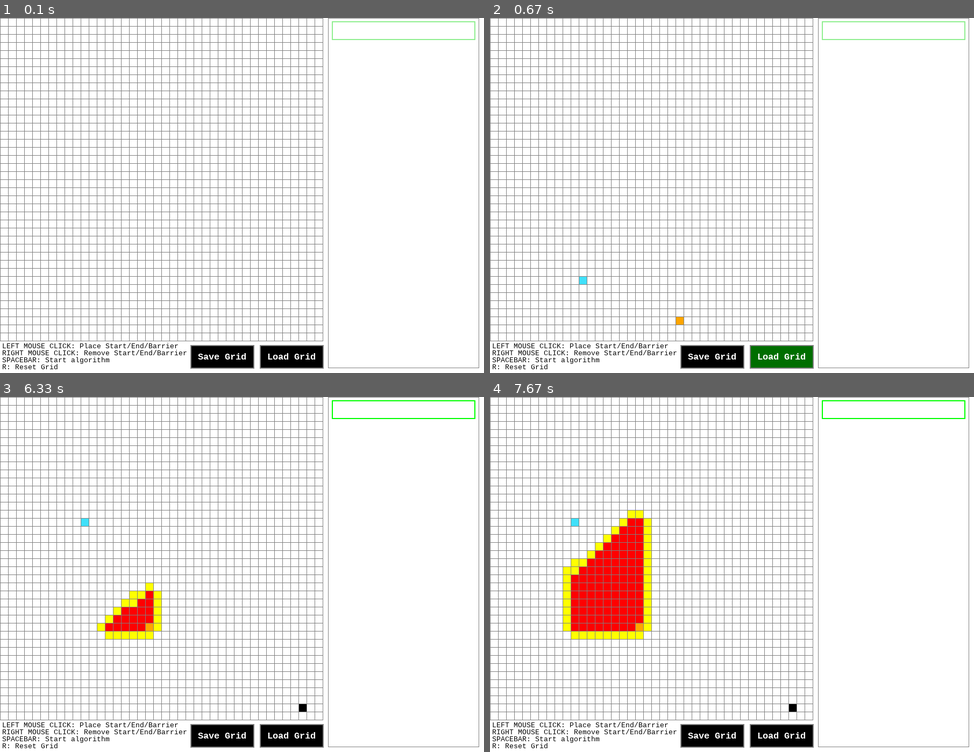
Above: before the commit, frames 1-4 (two rows, left to right).
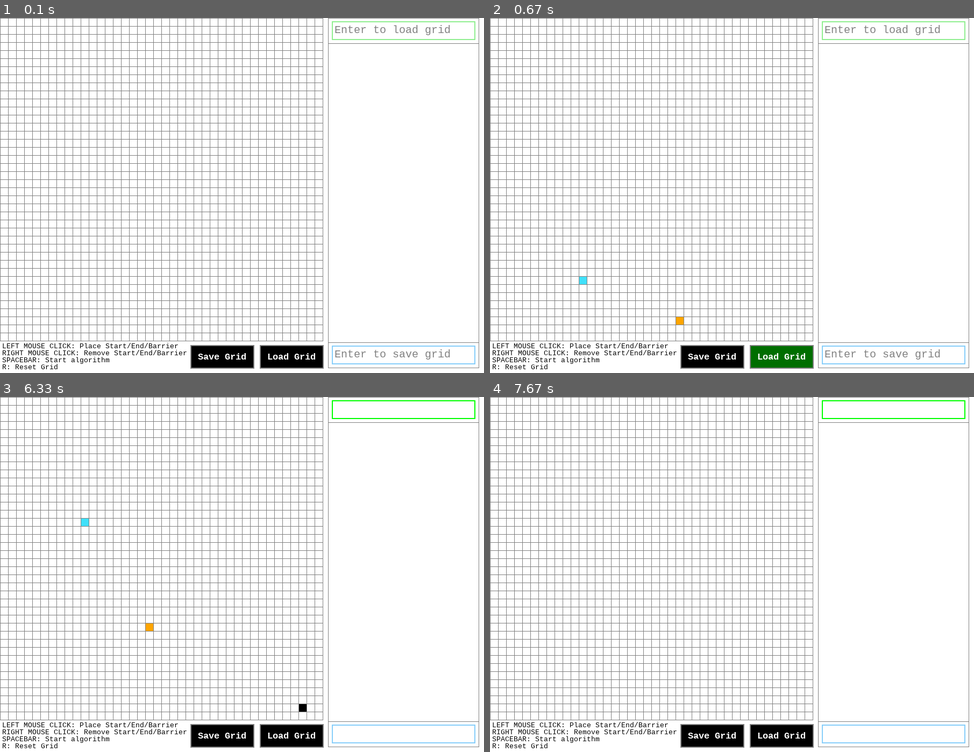
Above: after the commit, the same moments.

Repository: T995CC/CodingStuff
Game: pygame game, started from Python/PythonPrograms/Custom Games/PathFindingVisualizer/PathFindingVisualizer.py
Same seed, same stepped clock (60 frames per second), same inputs: the game is played once before the commit and once after it.
Inputs (mouse positions are in pixels of both pictures, inside the frame that each line leads up to):
- Up to frame 1 (0.1 s): no input
- Up to frame 2 (0.67 s): press the mouse at (780, 355) at 0.37 s; move the mouse to (683, 316) at 0.47 s; release the mouse at (581, 277) at 0.6 s
- Up to frame 3 (6.33 s): tap Space at 0.67, 2.5, 2.8, 3.33, 3.63, 4.17, 4.47, 6.07 s; click (101, 507) at 2.15 s; hold R 2.43-2.9 s; press the mouse at (401, 734) at 2.97 s; move the mouse to (382, 602) at 3.07 s; release the mouse at (363, 475) at 3.2 s; tap Enter at 3.77, 5.67 s; hold Backspace 4.1-4.63 s; press the mouse at (222, 734) at 4.7 s; move the mouse to (150, 627) at 4.8 s; release the mouse at (82, 524) at 4.93 s; press the mouse at (222, 734) at 5.03 s; move the mouse to (304, 705) at 5.13 s; release the mouse at (387, 673) at 5.27 s; press the mouse at (401, 407) at 5.37 s; move the mouse to (363, 475) at 5.47 s; release the mouse at (324, 546) at 5.6 s; hold Backspace from 6 s (still down)
- Up to frame 4 (7.67 s): tap Space at 6.37, 6.97, 7.27 s; release Backspace at 6.53 s; tap Enter at 6.57, 7.47 s; hold R 6.9-7.43 s

The runs differ from the first frame. In frame 1, 0.6% of the frame differs, in the area x 67-99%, y 1-98%; in frame 2, 0.6%; in frame 3, 1.5%; in frame 4, 4.9%, in the area x 15-99%, y 7-98%.

Commit message:
Added functional SaveInputBox and minor updates

Diff:
--- a/Python/PythonPrograms/Custom Games/PathFindingVisualizer/PathFindingVisualizer.py
+++ b/Python/PythonPrograms/Custom Games/PathFindingVisualizer/PathFindingVisualizer.py
@@ -21,8 +21,8 @@
 GREEN = (0, 255, 0)
 LIGHTGREEN = (125, 255, 125)
 DARKGREEN = (0, 110, 0)
-BLUE = (0, 0, 255)
-LIGHTBLUE = (125, 125, 255)
+BLUE = (50, 50, 255)
+LIGHTBLUE = (50, 50, 255)
 YELLOW = (255, 255, 0)
 WHITE = (255, 255, 255)
 BLACK = (0, 0, 0)
@@ -191,7 +191,7 @@
 			pygame.draw.line(window, GREY, (j * gap, 0), (j * gap, width))
 
 
-def draw(window, grid, rows, width, colorbox, txt_surface):
+def draw(window, grid, rows, width, loadboxcolor, saveboxcolor, load_txt_surface, save_txt_surface):
 	window.fill(WHITE)
 
 	for row in grid:
@@ -201,18 +201,22 @@
 	draw_gridlines(window, rows, width)
 	redrawbuttons()
 
-	pygame.draw.rect(WINDOW, colorbox, input_box, 2)
-	WINDOW.blit(txt_surface, (input_box.x+5, input_box.y+5))
+	pygame.draw.rect(WINDOW, loadboxcolor, load_box, 2)
+	pygame.draw.rect(WINDOW, saveboxcolor, save_box, 2)
+	WINDOW.blit(load_txt_surface, (load_box.x+5, load_box.y+5))
+	WINDOW.blit(save_txt_surface, (save_box.x+5, save_box.y+5))
 
 	message(controls_text1, BLACK, 4, 603)
 	message(controls_text2, BLACK, 4, 616)
 	message(controls_text3, BLACK, 4, 629)
 	message(controls_text4, BLACK, 4, 642)
 
-	pygame.draw.line(window, GREY, (610, 0), (890, 0), 1)
-	pygame.draw.line(window, GREY, (610, 650), (890, 650), 1)
-	pygame.draw.line(window, GREY, (610, 0), (610, 650), 1)
-	pygame.draw.line(window, GREY, (890, 0), (890, 650), 1)
+	pygame.draw.line(window, GREY, (610, 0), (890, 0), 1)        #top
+	pygame.draw.line(window, GREY, (610, 47), (890, 47), 1)      #top second
+	pygame.draw.line(window, GREY, (610, 603), (890, 603), 1)    #bottom
+	pygame.draw.line(window, GREY, (610, 650), (890, 650), 1)    #bottom second
+	pygame.draw.line(window, GREY, (610, 0), (610, 650), 1)      #left
+	pygame.draw.line(window, GREY, (890, 0), (890, 650), 1)      #right
 
 
 	pygame.display.update()
@@ -271,24 +275,28 @@
 	WINDOW.blit(screen_text, (x, y))
 
 
-input_box = pygame.Rect(617, 6, 267, 35)
-
+load_box = pygame.Rect(617, 6, 267, 35)
+save_box = pygame.Rect(617, 609, 267, 35)
 
 def main(window, width):
 	#print(pygame.font.get_fonts())
 	print(os.listdir("C:/Users/Absaar/Documents/CodingStuff"))
-	colorbox = pygame.Color('LIGHTGREEN')
+	loadboxcolor = pygame.Color('LIGHTGREEN')
+	saveboxcolor = pygame.Color('lightskyblue')
 	clock = pygame.time.Clock()
 	grid = make_grid(ROWS, width)
 	start = None
 	end = None
 	run = True
 	clicked = False
-	active = False
-	text = ''
-	txt_surface = font_box.render(text, True, BLACK)
+	loadactive = False
+	saveactive = False
+	load_text = 'Enter to load grid'
+	save_text = 'Enter to save grid'
+	load_txt_surface = font_box.render(load_text, True, BLACK)
+	save_txt_surface = font_box.render(save_text, True, BLACK)
 	while run:
-		draw(window, grid, ROWS, width, colorbox, txt_surface)
+		draw(window, grid, ROWS, width, loadboxcolor, saveboxcolor, load_txt_surface, save_txt_surface)
 		for event in pygame.event.get():
 
 			pos = pygame.mouse.get_pos()
@@ -297,10 +305,23 @@
 				run = False
 
 			if event.type == pygame.MOUSEBUTTONDOWN:
-				if input_box.collidepoint(event.pos):
-					active = True
+				if load_box.collidepoint(event.pos):
+					loadactive = True
+					if load_text == 'Enter to load grid':
+						load_text = ''
 				else:
-					active = False
+					loadactive = False
+					if load_text == '':
+						load_text = 'Enter to load grid'
+
+				if save_box.collidepoint(event.pos):
+					saveactive = True
+					if save_text == 'Enter to save grid':
+						save_text = ''
+				else:
+					saveactive = False
+					if save_text == '':
+						save_text = 'Enter to save grid'
 
 
 			if event.type == pygame.MOUSEMOTION and clicked == False:
@@ -380,11 +401,11 @@
 					end = None
 
 			if event.type == pygame.KEYDOWN:
-				if active:
+				if loadactive:
 					if event.key == pygame.K_RETURN:
-						print(text)
+						print(load_text)
 						try:
-							with open(text, 'rb') as filehandle:	# read the data as binary data stream
+							with open(load_text, 'rb') as filehandle:	# read the data as binary data stream
 								grid = pickle.load(filehandle)
 						except:
 							pass
@@ -398,31 +419,54 @@
 									end.make_end()
 								elif node.color == BLACK:
 									node.make_barrier()
-						text = ''
+						load_text = ''
 					elif event.key == pygame.K_BACKSPACE:
-						text = text[:-1]
+						load_text = load_text[:-1]
 					else:
-						text += event.unicode
-
-				if event.key == pygame.K_SPACE and start and end:	 #SPACEBAR
-					for row in grid:
-						for node in row:
-							node.update_nieghbors(grid)
-
-					algorithm(lambda: draw(window, grid, ROWS, width, colorbox, txt_surface), grid, start, end)
-
-
-				if event.key == pygame.K_r:		 #KEY 'r'
-					start = None
-					end = None
-					grid = make_grid(ROWS, width)
-
-		if active:
-			colorbox = pygame.Color('GREEN')
-			txt_surface = font_box.render(text, True, BLACK)
+						load_text += event.unicode
+
+				if saveactive:
+					if event.key == pygame.K_RETURN:
+						print(save_text)
+						try:
+							with open(save_text, 'wb') as filehandle:	# store the data as binary data stream
+								pickle.dump(grid, filehandle)
+						except:
+							pass
+						save_text = ''
+					elif event.key == pygame.K_BACKSPACE:
+						save_text = save_text[:-1]
+					else:
+						save_text += event.unicode
+
+				if not loadactive and not saveactive:
+					if event.key == pygame.K_SPACE and start and end:	 #SPACEBAR
+						for row in grid:
+							for node in row:
+								node.update_nieghbors(grid)
+
+						algorithm(lambda: draw(window, grid, ROWS, width, loadboxcolor, saveboxcolor, load_txt_surface, save_txt_surface), grid, start, end)
+
+
+					if event.key == pygame.K_r:		 #KEY 'r'
+						start = None
+						end = None
+						grid = make_grid(ROWS, width)
+
+		if loadactive:
+			loadboxcolor = pygame.Color('green')
+			load_txt_surface = font_box.render(load_text, True, BLACK)
 		else:
-			colorbox = pygame.Color('LIGHTGREEN')
-			txt_surface = font_box.render(text, True, GREY)
+			loadboxcolor = pygame.Color('lightgreen')
+			load_txt_surface = font_box.render(load_text, True, GREY)
+
+
+		if saveactive:
+			saveboxcolor = pygame.Color('dodgerblue')
+			save_txt_surface = font_box.render(save_text, True, BLACK)
+		else:
+			saveboxcolor = pygame.Color('lightskyblue')
+			save_txt_surface = font_box.render(save_text, True, GREY)
 
 		clock.tick(60)
 
Not shown, removed: README.md
Not shown, added: .gitignore
